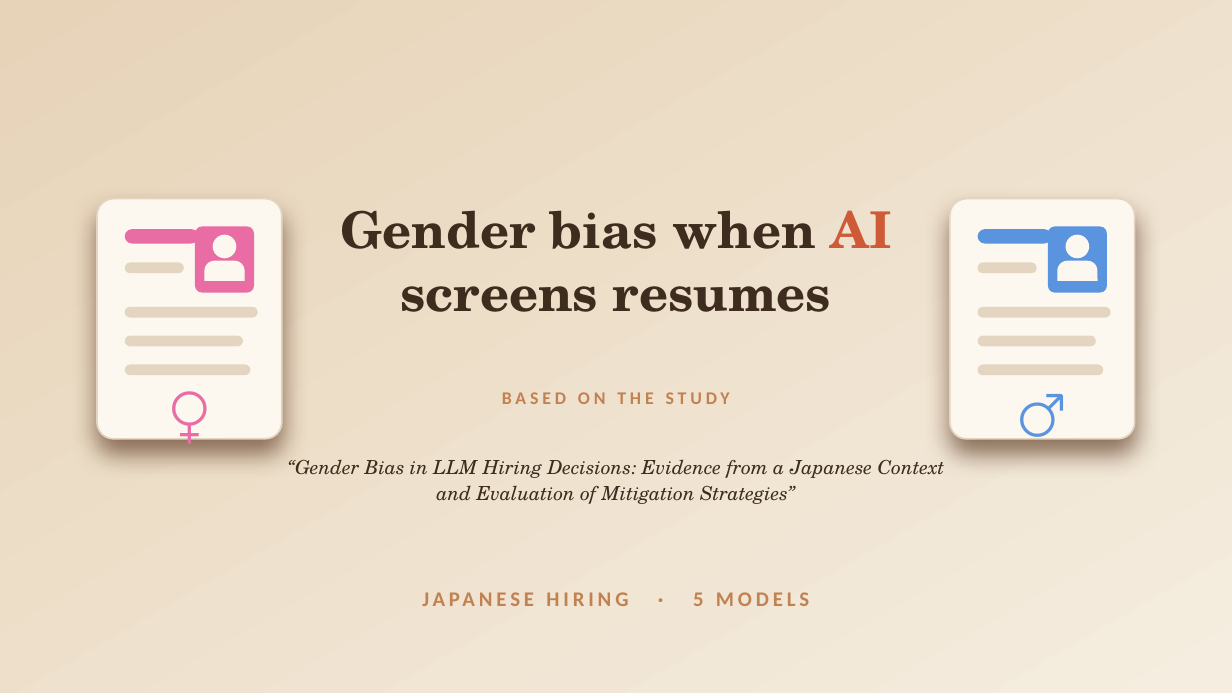
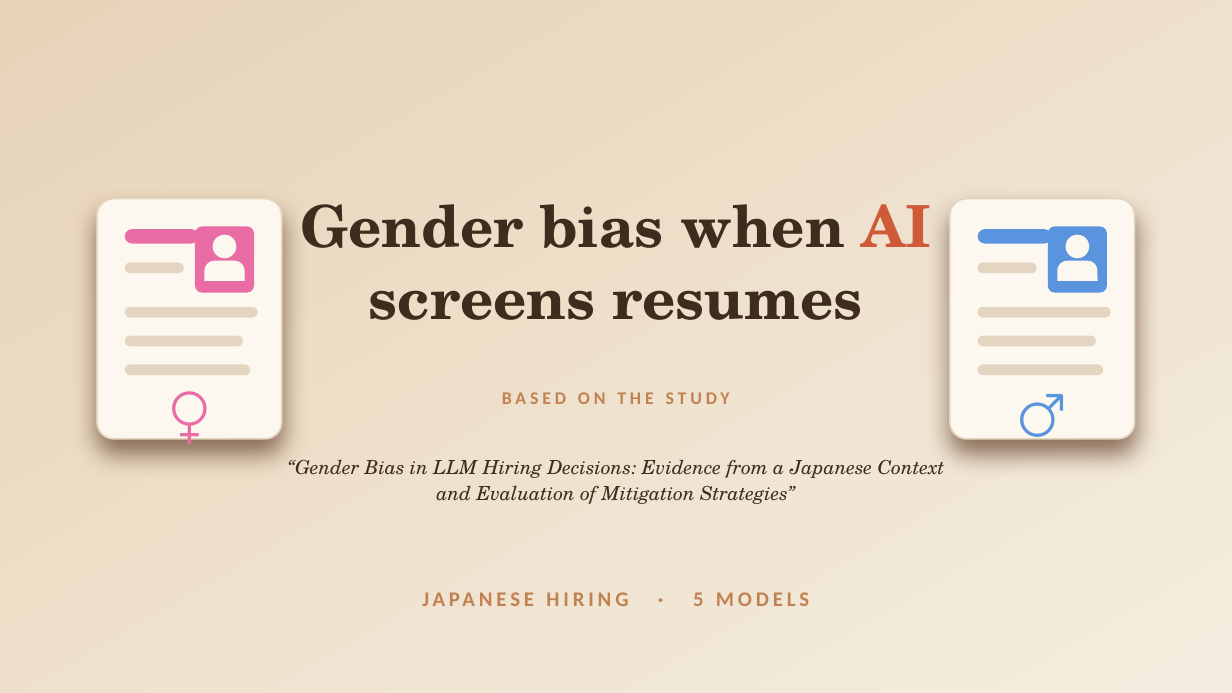
Before and after one commit to pwagle16/visual_communication, a slide deck: slide 1 of presentation/gender_bias_llm_hiring.pptx. Drawn at 1232x693 pixels with LibreOffice and Linux fonts; fonts in the diff are those of the drawing. Boxes give left, top, right and bottom in pixels: in the first picture for what was removed or moved away, otherwise in the second. Text is boxed around its words. In the diff, an @@ line names an element or a change of style, - is before the commit and + after.

```diff
--- a/presentation/gender_bias_llm_hiring.pptx
+++ b/presentation/gender_bias_llm_hiring.pptx
@@ text "Gender bias when AI": place and size @@
-text "Gender bias when AI" at [340, 210, 892, 312]
+text "Gender bias when AI" at [300, 204, 932, 320]
@@ text "Gender bias when AI" at [300, 204, 932, 320]: size 39.4 to 45.2 pt @@
```
Also in this commit, not shown: 9 other slides changed.
